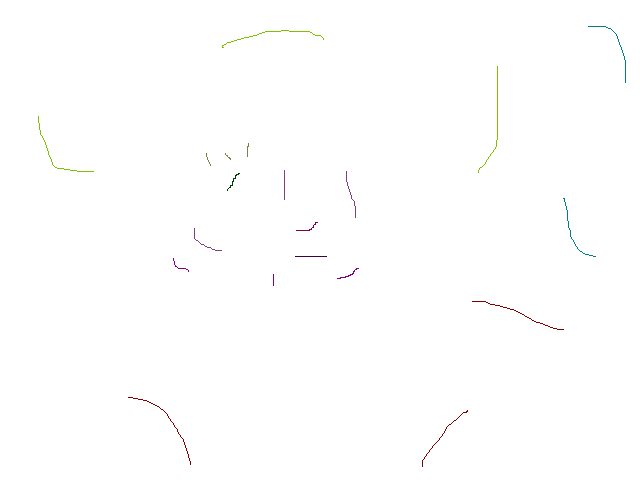
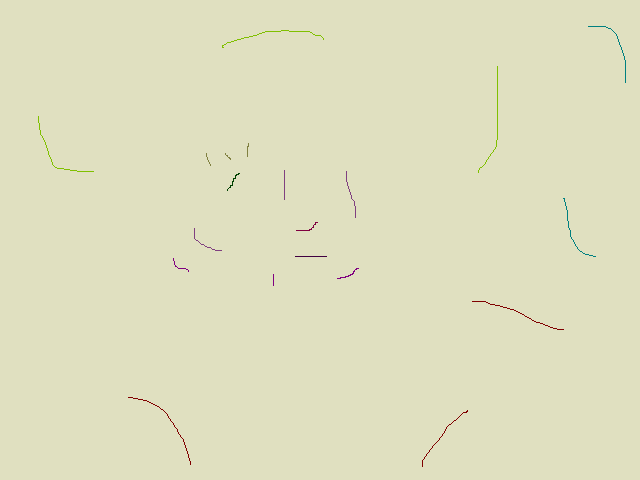
Comparing the layer stacks of the two 640x480 images. Changes:
painted on "Background" over 0, 0, 640, 480
painted on "25_KitchenLow.png" over 0, 0, 640, 480
